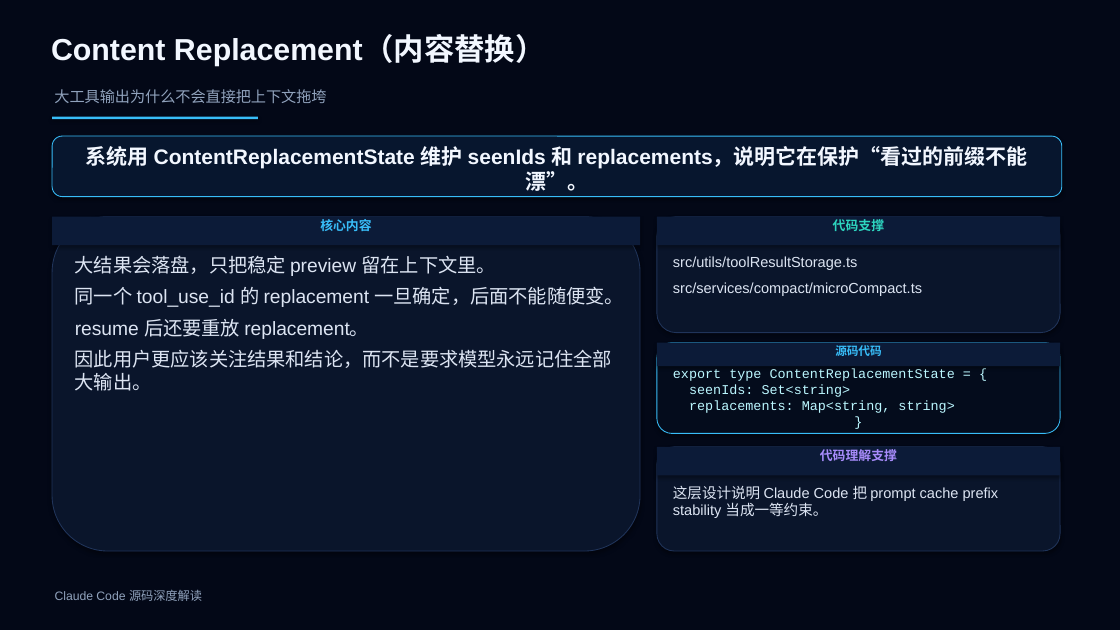
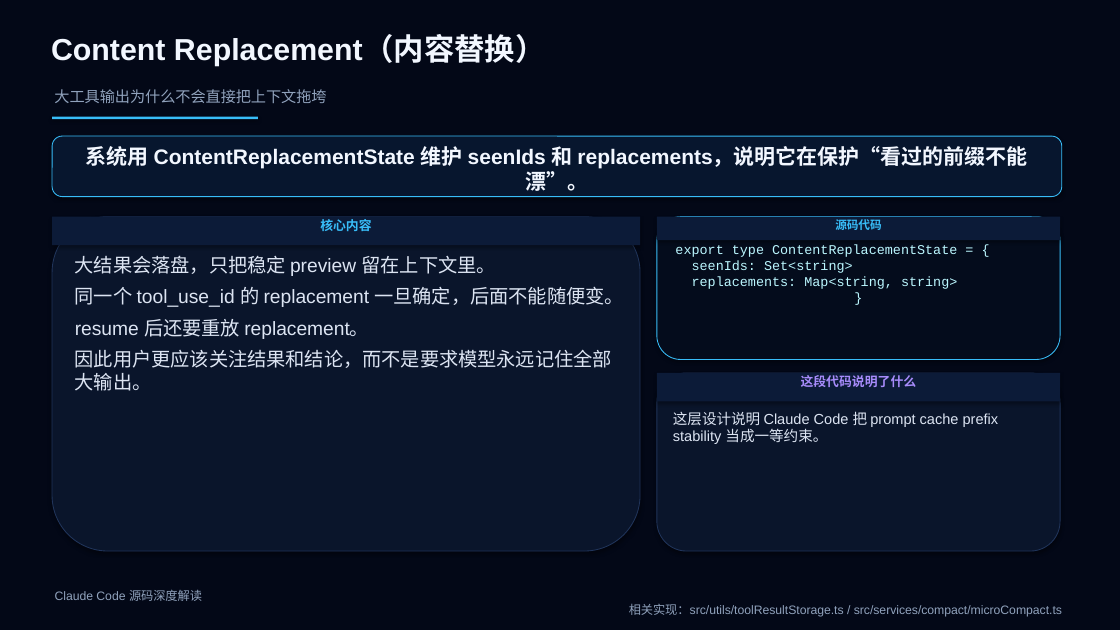
Before and after one commit to boboliu-1010/ccode, a slide deck: slide 33 of docs/zh/10-Claude Code 源码深度解读.pptx. Drawn at 1120x630 pixels with LibreOffice and Linux fonts; fonts in the diff are those of the drawing. Boxes give left, top, right and bottom in pixels: in the first picture for what was removed or moved away, otherwise in the second. Text is boxed around its words. In the diff, an @@ line names an element or a change of style, - is before the commit and + after.

```diff
--- a/docs/zh/10-Claude Code 源码深度解读.pptx
+++ b/docs/zh/10-Claude Code 源码深度解读.pptx
@@ rectangle "源码代码": place and size @@
-rectangle "源码代码" at [657, 217, 1060, 245]
+rectangle "源码代码" at [657, 217, 1060, 240]
@@ rounded rectangle "export type ContentReplacementState = { ...": place and size @@
-rounded rectangle "export type ContentReplacementState = { ..." at [657, 343, 1060, 434]
+rounded rectangle "export type ContentReplacementState = { ..." at [657, 217, 1060, 360]
@@ rounded rectangle removed at [657, 217, 1060, 333] @@
@@ text in rectangle at [835, 219, 882, 230]: text changed; size 11 to 10 pt; font Arial to Courier New; text colour #2DD4BF to #38BDF8 @@
-代码支撑
+源码代码
@@ text removed at [673, 256, 922, 296] @@
-src/utils/toolResultStorage.ts
-src/services/compact/microCompact.ts
@@ rounded rectangle: place and size @@
-rounded rectangle at [657, 447, 1060, 551]
+rounded rectangle at [657, 373, 1060, 551]
@@ rectangle "这段代码说明了什么": place and size @@
-rectangle "这段代码说明了什么" at [657, 343, 1060, 366]
+rectangle "这段代码说明了什么" at [657, 373, 1060, 402]
@@ text in rectangle at [801, 375, 917, 387]: text changed; size 10 to 11 pt; font Courier New to Arial; text colour #38BDF8 to #A78BFA @@
-源码代码
+这段代码说明了什么
@@ text "这层设计说明 Claude Code 把 prompt ...": place and size @@
-text "这层设计说明 Claude Code 把 prompt ..." at [673, 485, 999, 518]
+text "这层设计说明 Claude Code 把 prompt ..." at [673, 411, 999, 444]
@@ rectangle removed at [657, 447, 1060, 476] @@
-代码理解支撑
@@ text at [629, 604, 1062, 617]: paragraph added @@
+相关实现：src/utils/toolResultStorage.ts / src/services/compact/microCompact.ts
```
Also in this commit, not shown: 45 other slides changed, 1 other file.
